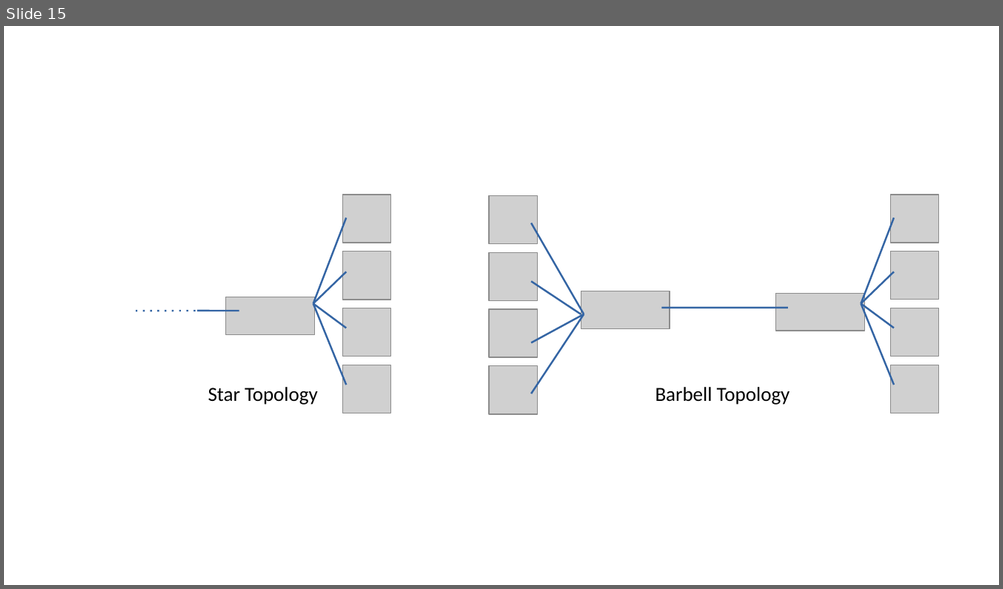
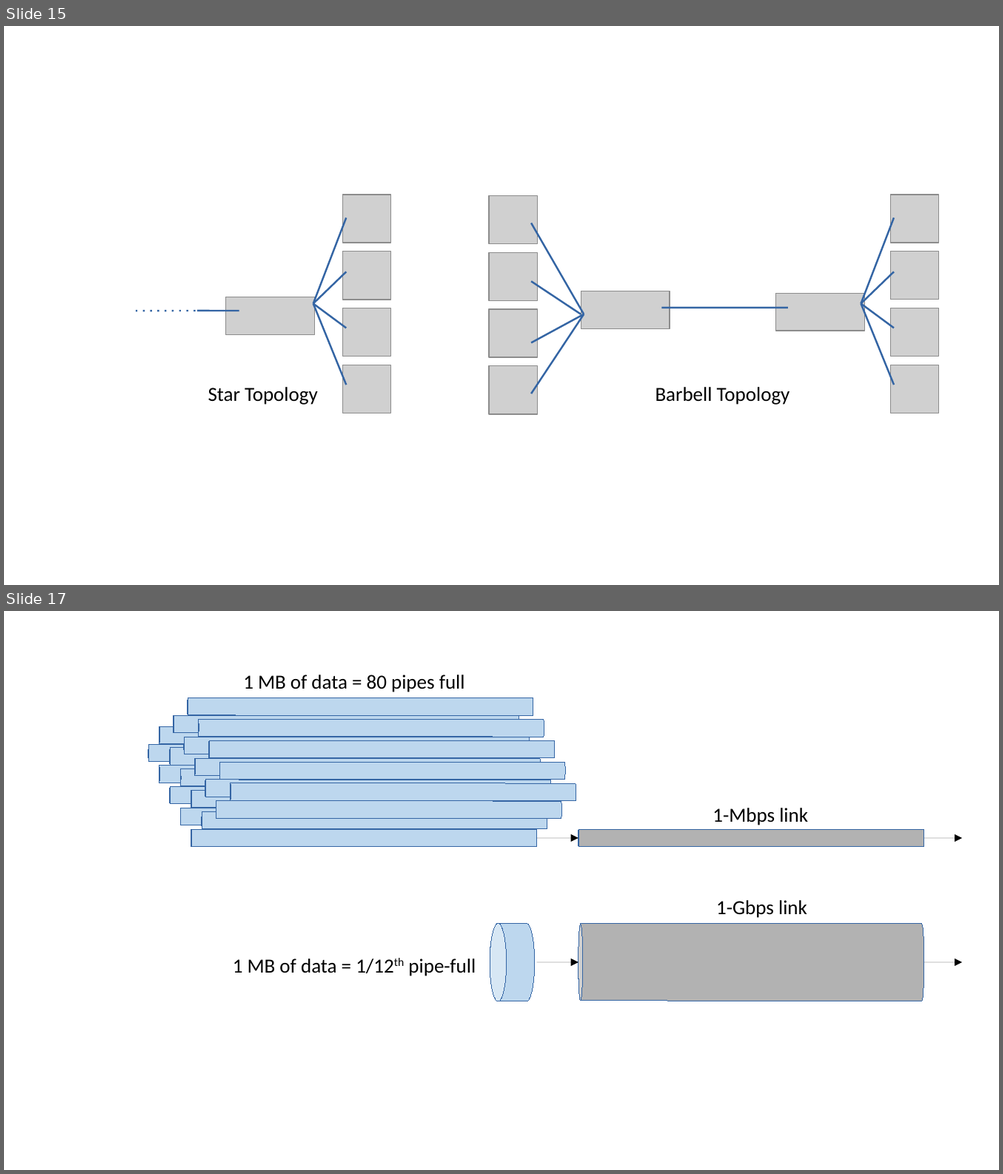
Before and after one commit to SystemsApproach/7E, a slide deck: introduction/figures/introduction.odp. Shown one above the other, each under a label of ours: slide 15 before the commit, slides 15 and 17 after it; the slides between them are not shown. The pictures are 1003x589 and 1003x1174 pixels, drawn with LibreOffice and Linux fonts; fonts in the diff are those of the drawing; grey boxes stand for pictures. Boxes give left, top, right and bottom in pixels: in the first picture for what was removed or moved away, otherwise in the second. Text is boxed around its words. In the diff, an @@ line names an element or a change of style, - is before the commit and + after.

```diff
--- a/introduction/figures/introduction.odp
+++ b/introduction/figures/introduction.odp
@@ slide 17 added at (4,611,999,1170), background #FFFFFF @@
@@ text added at (243,675,465,692), 16 pt, text #000000 @@
+1 MB of data = 80 pipes full
@@ cylinder added at (148,745,494,762), fill #BDD7EE, outline #3465A4 0 pt @@
@@ cylinder added at (159,766,505,783), fill #BDD7EE, outline #3465A4 0 pt @@
@@ group added at (173,698,576,819): 10 cylinders @@
@@ cylinder added at (170,787,516,804), fill #BDD7EE, outline #3465A4 0 pt @@
@@ cylinder added at (180,809,526,826), fill #BDD7EE, outline #3465A4 0 pt @@
@@ group added at (159,726,547,829): 5 cylinders @@
@@ text added at (712,808,808,826), 16 pt, text #000000 @@
+1-Mbps link
@@ cylinder added at (190,829,537,846), fill #BDD7EE, outline #3465A4 0 pt @@
@@ cylinder added at (578,829,924,846), fill #B2B2B2, outline #3465A4 0 pt @@
@@ arrow added from (537, 838) to (578, 838), #000000 0 pt @@
@@ arrow added from (920, 838) to (962, 838), #000000 0 pt @@
@@ text added at (716,900,807,918), 16 pt, text #000000 @@
+1-Gbps link
@@ cylinder added at (490,924,535,1002), fill #BDD7EE, outline #3465A4 0 pt @@
@@ cylinder added at (578,924,924,1001), fill #B2B2B2, outline #3465A4 0 pt @@
@@ text added at (233,959,475,977), 16 pt, text #000000 @@
+1 MB of data = 1/12th pipe-full
@@ arrow added from (537, 963) to (578, 963), #000000 0 pt @@
@@ arrow added from (920, 963) to (962, 963), #000000 0 pt @@
```
Also in this commit, not shown: 2 other slides added, 8 other files.
